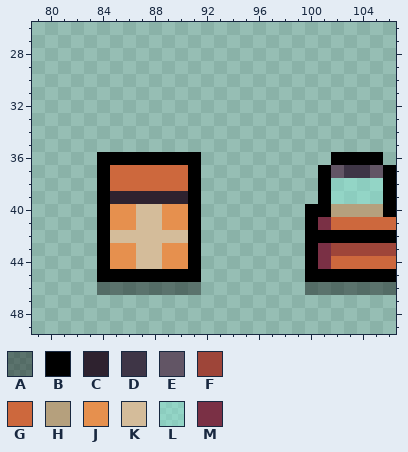
Pixel-art file -- Projects/TastyRoad/Assets/Sprites/stations.aseprite. Above is the file before it was changed.
144x128 pixels, 1 frame. Shown: x 79..106, y 26..49.
Palette (. is transparent): A #00000064  B #000000  C #2e222f  D #3e3546  E #625565  F #9e4539  G #cd683d  H #b5a07d  J #e6904e  K #d4bc9a  L #8ff8e264  M #7a3045
Pixels before, first column x 84:
36 BBBBBBBB..........BBBB.
37 BGGGGGGB.........BEDDEB
38 BGGGGGGB.........BLLLLB
39 BCCCCCCB.........BLLLLB
40 BJJKKJJB........BBHHHHB
41 BJJKKJJB........BMGGGGG
42 BKKKKKKB........BBBBBBB
43 BJJKKJJB........BMFFFFF
44 BJJKKJJB........BMGGGGG
45 BBBBBBBB........BBBBBBB
46 AAAAAAAA........AAAAAAA
And afterwards:
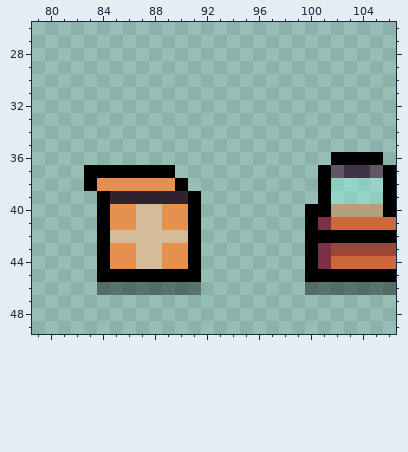
Difference:
Changed rows in their new state; - is an unchanged pixel.
Layer "Layer 1":
first column x 83:
36 -........
37 B-BBBBB..
38 BJJJJJJB.
